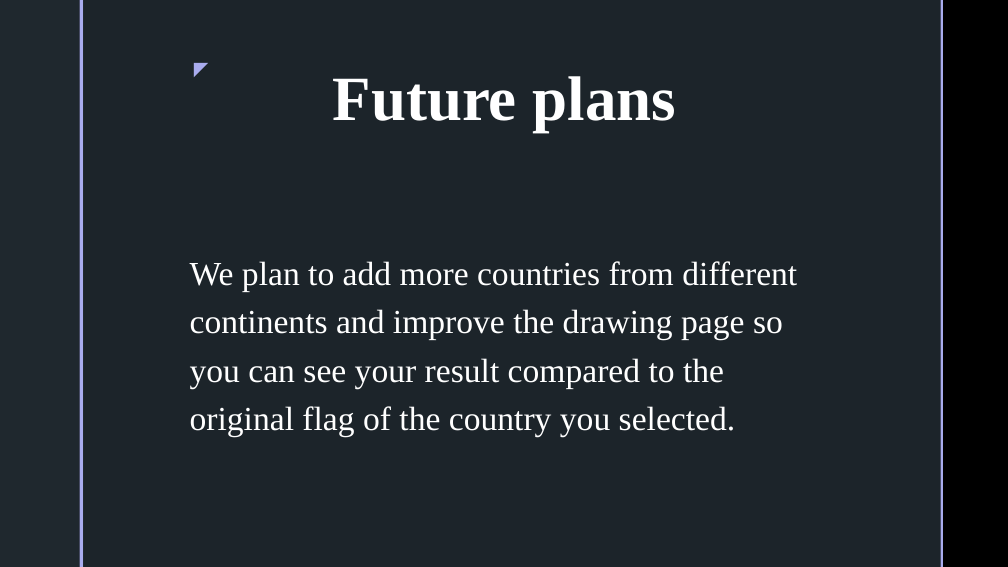
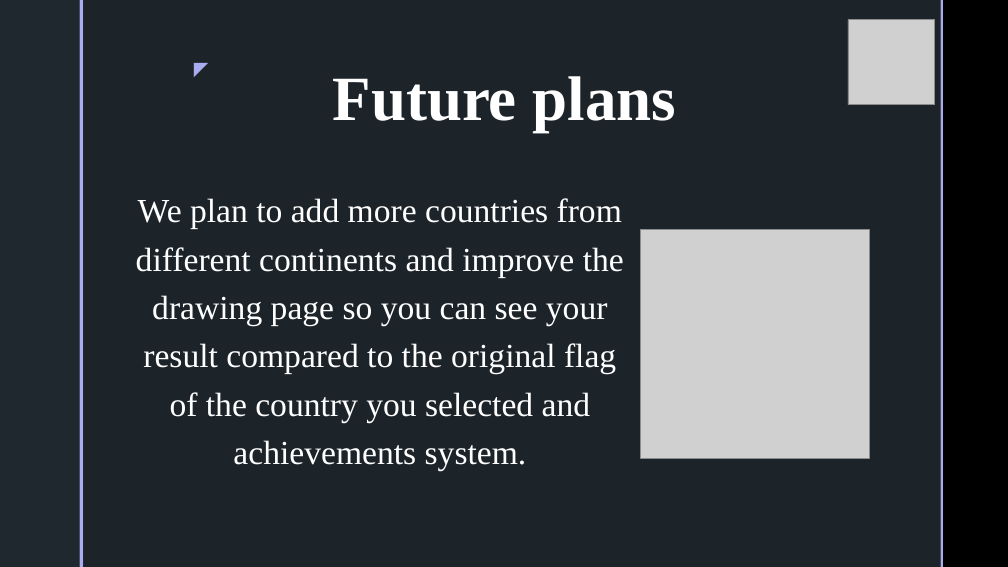
Before and after one commit to MIKafedzhiev20/Location-Finders, a slide deck: slide 4 of Presentation and Documentation/Location Finders Presentation.pptx. Drawn at 1008x567 pixels with LibreOffice and Linux fonts; fonts in the diff are those of the drawing; grey boxes stand for pictures; background and template pictures are left out. Boxes give left, top, right and bottom in pixels: in the first picture for what was removed or moved away, otherwise in the second. Text is boxed around its words. In the diff, an @@ line names an element or a change of style, - is before the commit and + after.

Commit message:
Update Presentation.
Add some new pictures in the presentation.

```diff
--- a/Presentation and Documentation/Location Finders Presentation.pptx
+++ b/Presentation and Documentation/Location Finders Presentation.pptx
@@ picture added at [848, 20, 935, 104] @@
@@ text at [136, 198, 624, 471]: text changed @@
-We plan to add more countries from different continents and improve the drawing page so you can see your result compared to the original flag of the country you selected.
+We plan to add more countries from different continents and improve the drawing page so you can see your result compared to the original flag of the country you selected and achievements system.
@@ picture added at [640, 230, 869, 458] @@
```
Also in this commit, not shown: 4 other slides changed.
